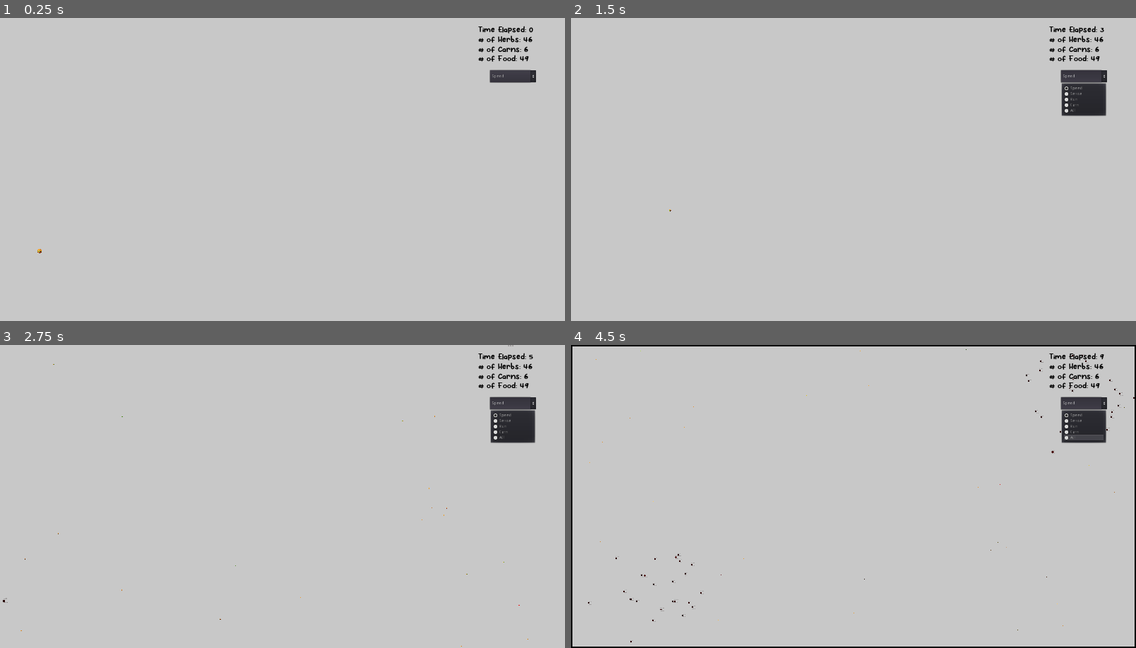
Above: before the commit, frames 1-4 (two rows, left to right).
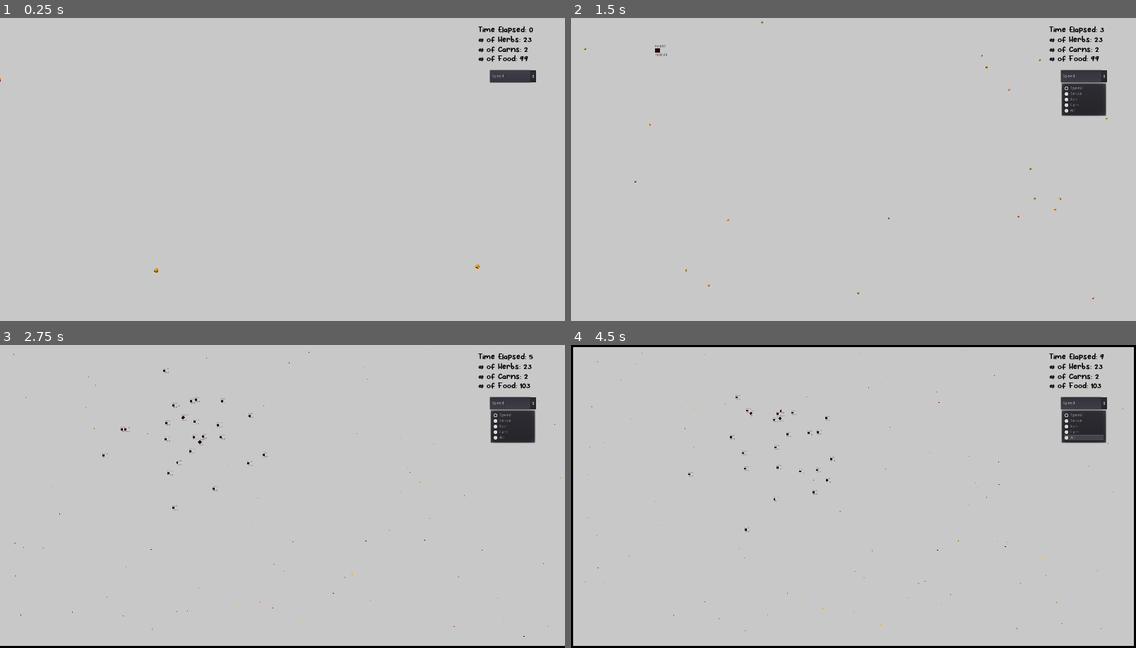
Above: after the commit, the same moments.

Repository: SachJay/LifeSimulator
Game: Godot game, scene res://Scenes/World.tscn
Same seed, same stepped clock (60 frames per second), same inputs: the game is played once before the commit and once after it.
Inputs:
- Up to frame 1 (0.25 s): no input
- Up to frame 2 (1.5 s): click "Speed" at 0.5 s; tap Enter at 1.25 s; hold Right (run_right) from 1.28 s (still down); hold Z (zoom_in) from 1.28 s (still down)
- Up to frame 3 (2.75 s): release Right (run_right) at 2.03 s; release Z (zoom_in) at 2.03 s; hold S (run_down) from 2.03 s (still down); tap X (zoom_out) at 2.1 s
- Up to frame 4 (4.5 s): release S (run_down) at 2.78 s; hold Right (run_right) 2.78-3.53 s; hold Z (zoom_in) 2.78-3.53 s; hold Up (run_up) 3.53-4.28 s; tap X (zoom_out) at 3.6 s; hold Left (run_left) from 4.28 s (still down); hold Z (zoom_in) from 4.28 s (still down)

The runs differ from the first frame. In frame 1, less than 0.1% of the frame differs, in the area x 0-95%, y 6-85%; in frame 2, 0.1%; in frame 3, 1.0%; in frame 4, 1.1%, in the area x 0-100%, y 0-100%.

Commit message:
revamps and minor improvements

Diff:
--- a/app/Scenes/World.tscn
+++ b/app/Scenes/World.tscn
@@ -18,158 +18,86 @@
 
 [node name="animalGroup" type="Node" parent="."]
 
-[node name="herb47" parent="animalGroup" instance=ExtResource( 2 )]
-position = Vector2( 5094, -1659 )
-
-[node name="herb48" parent="animalGroup" instance=ExtResource( 2 )]
-position = Vector2( 5653, -1901 )
-
-[node name="herb49" parent="animalGroup" instance=ExtResource( 2 )]
-position = Vector2( 5803, -1775 )
-
-[node name="herb50" parent="animalGroup" instance=ExtResource( 2 )]
-position = Vector2( 5861, -1574 )
-
-[node name="herb51" parent="animalGroup" instance=ExtResource( 2 )]
-position = Vector2( 5989, -1303 )
-
-[node name="herb52" parent="animalGroup" instance=ExtResource( 2 )]
-position = Vector2( 5278, -1148 )
-
-[node name="herb53" parent="animalGroup" instance=ExtResource( 2 )]
-position = Vector2( 5000, -960 )
-
-[node name="herb54" parent="animalGroup" instance=ExtResource( 2 )]
-position = Vector2( 4670, -1180 )
-
-[node name="herb55" parent="animalGroup" instance=ExtResource( 2 )]
-position = Vector2( 4120, -1274 )
-
-[node name="herb56" parent="animalGroup" instance=ExtResource( 2 )]
-position = Vector2( 4058, -1564 )
-
-[node name="herb57" parent="animalGroup" instance=ExtResource( 2 )]
-position = Vector2( 4063, -2002 )
-
-[node name="herb58" parent="animalGroup" instance=ExtResource( 2 )]
-position = Vector2( 4601, -2316 )
-
-[node name="herb59" parent="animalGroup" instance=ExtResource( 2 )]
-position = Vector2( 5039, -2259 )
-
-[node name="herb60" parent="animalGroup" instance=ExtResource( 2 )]
-position = Vector2( 4559, -2146 )
-
-[node name="herb61" parent="animalGroup" instance=ExtResource( 2 )]
-position = Vector2( 4886, -2029 )
-
-[node name="herb62" parent="animalGroup" instance=ExtResource( 2 )]
-position = Vector2( 4391, -1857 )
-
-[node name="herb63" parent="animalGroup" instance=ExtResource( 2 )]
-position = Vector2( 4516, -1451 )
-
-[node name="herb64" parent="animalGroup" instance=ExtResource( 2 )]
-position = Vector2( 5393, -1909 )
-
-[node name="herb65" parent="animalGroup" instance=ExtResource( 2 )]
-position = Vector2( 5430, -1502 )
-
-[node name="herb66" parent="animalGroup" instance=ExtResource( 2 )]
-position = Vector2( 5165, -1457 )
-
-[node name="herb67" parent="animalGroup" instance=ExtResource( 2 )]
-position = Vector2( 4771, -1492 )
-
-[node name="herb68" parent="animalGroup" instance=ExtResource( 2 )]
-position = Vector2( 5495, -1315 )
-
-[node name="herb69" parent="animalGroup" instance=ExtResource( 2 )]
-position = Vector2( 5119, -1909 )
-
 [node name="herb93" parent="animalGroup" instance=ExtResource( 2 )]
-position = Vector2( -3641, 2612 )
+position = Vector2( -2001, -1185 )
 
 [node name="herb94" parent="animalGroup" instance=ExtResource( 2 )]
-position = Vector2( -3082, 2370 )
+position = Vector2( -1442, -1427 )
 
 [node name="herb95" parent="animalGroup" instance=ExtResource( 2 )]
-position = Vector2( -2932, 2496 )
+position = Vector2( -1292, -1301 )
 
 [node name="herb96" parent="animalGroup" instance=ExtResource( 2 )]
-position = Vector2( -2874, 2697 )
+position = Vector2( -1234, -1100 )
 
 [node name="herb97" parent="animalGroup" instance=ExtResource( 2 )]
-position = Vector2( -2746, 2968 )
+position = Vector2( -1106, -829 )
 
 [node name="herb98" parent="animalGroup" instance=ExtResource( 2 )]
-position = Vector2( -3457, 3123 )
+position = Vector2( -1817, -674 )
 
 [node name="herb99" parent="animalGroup" instance=ExtResource( 2 )]
-position = Vector2( -3735, 3311 )
+position = Vector2( -2095, -486 )
 
 [node name="herb100" parent="animalGroup" instance=ExtResource( 2 )]
-position = Vector2( -4065, 3091 )
+position = Vector2( -2425, -706 )
 
 [node name="herb101" parent="animalGroup" instance=ExtResource( 2 )]
-position = Vector2( -4615, 2997 )
+position = Vector2( -2975, -800 )
 
 [node name="herb102" parent="animalGroup" instance=ExtResource( 2 )]
-position = Vector2( -4677, 2707 )
+position = Vector2( -3037, -1090 )
 
 [node name="herb103" parent="animalGroup" instance=ExtResource( 2 )]
-position = Vector2( -4672, 2269 )
+position = Vector2( -3032, -1528 )
 
 [node name="herb104" parent="animalGroup" instance=ExtResource( 2 )]
-position = Vector2( -4134, 1955 )
+position = Vector2( -2494, -1842 )
 
 [node name="herb105" parent="animalGroup" instance=ExtResource( 2 )]
-position = Vector2( -3696, 2012 )
+position = Vector2( -2056, -1785 )
 
 [node name="herb106" parent="animalGroup" instance=ExtResource( 2 )]
-position = Vector2( -4176, 2125 )
+position = Vector2( -2536, -1672 )
 
 [node name="herb107" parent="animalGroup" instance=ExtResource( 2 )]
-position = Vector2( -3849, 2242 )
+position = Vector2( -2209, -1555 )
 
 [node name="herb108" parent="animalGroup" instance=ExtResource( 2 )]
-position = Vector2( -4344, 2414 )
+position = Vector2( -2704, -1383 )
 
 [node name="herb109" parent="animalGroup" instance=ExtResource( 2 )]
-position = Vector2( -4219, 2820 )
+position = Vector2( -2579, -977 )
 
 [node name="herb110" parent="animalGroup" instance=ExtResource( 2 )]
-position = Vector2( -3342, 2362 )
+position = Vector2( -1702, -1435 )
 
 [node name="herb111" parent="animalGroup" instance=ExtResource( 2 )]
-position = Vector2( -3305, 2769 )
+position = Vector2( -1665, -1028 )
 
 [node name="herb112" parent="animalGroup" instance=ExtResource( 2 )]
-position = Vector2( -3570, 2814 )
+position = Vector2( -1930, -983 )
 
 [node name="herb113" parent="animalGroup" instance=ExtResource( 2 )]
-position = Vector2( -3964, 2779 )
+position = Vector2( -2324, -1018 )
 
 [node name="herb114" parent="animalGroup" instance=ExtResource( 2 )]
-position = Vector2( -3240, 2956 )
+position = Vector2( -1600, -841 )
 
 [node name="herb115" parent="animalGroup" instance=ExtResource( 2 )]
-position = Vector2( -3616, 2362 )
-
-[node name="carnivore" parent="animalGroup" instance=ExtResource( 6 )]
-position = Vector2( 4734, -1709 )
+position = Vector2( -1976, -1435 )
 
 [node name="carnivore2" parent="animalGroup" instance=ExtResource( 6 )]
-position = Vector2( -4106, 2313 )
+position = Vector2( -2466, -1484 )
 
 [node name="carnivore3" parent="animalGroup" instance=ExtResource( 6 )]
-position = Vector2( -3632, 2988 )
+position = Vector2( -1992, -809 )
 
 [node name="foodGroup" type="Node" parent="."]
 
 [node name="left" parent="." instance=ExtResource( 1 )]
 modulate = Color( 0, 0, 0, 1 )
-position = Vector2( -5305, 354 )
+position = Vector2( -5169, 354 )
 scale = Vector2( 0.5, 11 )
 collision_layer = 1
 
@@ -181,13 +109,13 @@
 
 [node name="right" parent="." instance=ExtResource( 1 )]
 modulate = Color( 0, 0, 0, 1 )
-position = Vector2( 6514, 384 )
+position = Vector2( 3766, 399 )
 scale = Vector2( 0.5, 11 )
 collision_layer = 1
 
 [node name="down" parent="." instance=ExtResource( 1 )]
 modulate = Color( 0, 0, 0, 1 )
-position = Vector2( 212, 3940 )
+position = Vector2( -905, 1841 )
 scale = Vector2( 100, 0.1 )
 collision_layer = 1
 
--- a/app/Scenes/carnivore.tscn
+++ b/app/Scenes/carnivore.tscn
@@ -15,6 +15,7 @@
 [node name="carn" type="KinematicBody2D" groups=["animals", "carn"]]
 modulate = Color( 0, 0, 0, 1 )
 scale = Vector2( 1.5, 1.5 )
+collision_layer = 16
 collision_mask = 6
 script = ExtResource( 2 )
 
@@ -41,7 +42,7 @@
 wait_time = 0.2
 autostart = true
 
-[node name="SenseDetection" type="Area2D" parent="." groups=["carn"]]
+[node name="SenseDetection" type="Area2D" parent="."]
 collision_layer = 0
 collision_mask = 7
 
--- a/app/Scenes/food.tscn
+++ b/app/Scenes/food.tscn
@@ -7,7 +7,7 @@
 extents = Vector2( 8, 8 )
 
 [sub_resource type="CircleShape2D" id=2]
-radius = 125.0
+radius = 200.0
 
 [node name="food" type="Area2D" groups=["food"]]
 collision_layer = 12
@@ -23,6 +23,7 @@
 shape = SubResource( 1 )
 
 [node name="Timer" type="Timer" parent="."]
+wait_time = 10.0
 autostart = true
 
 [node name="Area2D" type="Area2D" parent="."]
@@ -33,4 +34,3 @@
 
 [connection signal="timeout" from="Timer" to="." method="_on_Timer_timeout"]
 [connection signal="area_entered" from="Area2D" to="." method="_on_Area2D_area_entered"]
-[connection signal="area_exited" from="Area2D" to="." method="_on_Area2D_area_exited"]
--- a/app/Scenes/herbivore.tscn
+++ b/app/Scenes/herbivore.tscn
@@ -44,7 +44,7 @@
 
 [node name="SenseDetection" type="Area2D" parent="."]
 collision_layer = 0
-collision_mask = 7
+collision_mask = 20
 
 [node name="CollisionShape2D" type="CollisionShape2D" parent="SenseDetection"]
 shape = SubResource( 3 )
--- /dev/null
+++ b/app/Scripts/Globals.gd
@@ -0,0 +1,3 @@
+extends Node
+
+var numOfFood = 0
--- a/app/Scripts/animal.gd
+++ b/app/Scripts/animal.gd
@@ -12,12 +12,13 @@
 var waittime
 var rng = RandomNumberGenerator.new()
 var timedout = false
-var numOfTraits = 3
+var numOfTraits = 3.0
 
 ## VARIABLES ##
-var startingEnergy = pow(450, numOfTraits)
+var startingEnergy = 10000
 var energy = startingEnergy
-var meatEnergy = 500
+var meatEnergy = 12000
+var energyCost = 100
 
 #Speed
 var startingSpeed = 1000.0
@@ -48,11 +49,11 @@
 
 var moveToTarget = false
 var targetName = ""
-var offset = 25
+var offset = 200
 
 #reproduction variables
 var reproduceAmount = 2
-var hungryEnergyLevel = 1
+var hungryEnergyLevel = 2
 var isFull = false
 
 var age = 0
@@ -73,28 +74,29 @@
 	upWall = get_tree().get_root().get_node("World").get_node("up").position.y
 	rightWall = get_tree().get_root().get_node("World").get_node("right").position.x
 	downWall = get_tree().get_root().get_node("World").get_node("down").position.y
+	energyCost = get_energy_cost()
 
 func _on_Timer_timeout():
 	timedout = true
 	age += 1
-	energy -= get_energy_cost()
+	energy -= energyCost
 
 	if age > maxAge:
-		get_tree().get_root().get_node("World").whenAnimalDied(self)
+#		get_tree().get_root().get_node("World").whenAnimalDied(self)
 		self.queue_free()
 
 	if energy < startingEnergy * hungryEnergyLevel:
 		isFull = false
 
 	if energy < 0:
-		get_tree().get_root().get_node("World").whenAnimalDied(self)
+#		get_tree().get_root().get_node("World").whenAnimalDied(self)
 		self.queue_free()
 
 func get_energy_cost():
-	return pow(speed/speedConstant, speedCoefficient) * pow(senseRad/senseConstant, senseCoefficient) * pow(runCoeff/runConstant, runEnergyCoeff)
+	return pow( pow(speed/speedConstant, speedCoefficient) * pow(senseRad/senseConstant, senseCoefficient) * pow(runCoeff*2/runConstant, runEnergyCoeff), 1 / numOfTraits )
 
 func eat_food(food):
-	if energy > startingEnergy*reproduceAmount and isFull == false:
+	if energy > startingEnergy * reproduceAmount and isFull == false: #and get_tree().get_root().get_node("World").numOfHerb < 500:
 		isFull = true
 		create_child()
 	else:
@@ -109,7 +111,7 @@
 	set_next_gen_traits(animal)
 
 	get_tree().get_root().get_node("World").get_node("animalGroup").call_deferred("add_child", animal)
-	get_tree().get_root().get_node("World").whenAnimalCreated(animal)
+#	get_tree().get_root().get_node("World").whenAnimalCreated(animal)
 
 func map(inputLow, inputHigh, outputLow, outputHigh, value):
 	#print(str(inputLow)+" "+str(inputHigh)+" "+str(value))
@@ -131,11 +133,11 @@
 	return color
 
 func calculate_map_range_low(coeff, constVar, starting):
-	var variance =  startingEnergy / (3000000.0 * pow(coeff, 3))
+	var variance =  startingEnergy / (300.0 * pow(coeff, 3))
 	return starting - variance * constVar * 2 / 5
 
 func calculate_map_range_high(coeff, constVar, starting):
-	var variance =  startingEnergy / (3000000.0 * pow(coeff, 3))
+	var variance =  startingEnergy / (300.0 * pow(coeff, 3))
 	return starting + variance * constVar * 11 / 5
 
 func distance(x1, y1, x2, y2):
@@ -224,3 +226,5 @@
 	visible_trait = trait
 	self.modulate = visualise_trait(trait)
 	traitLabel.text = set_trait_value_label(trait)
+
+#270+ is limit
--- a/app/Scripts/carnivore.gd
+++ b/app/Scripts/carnivore.gd
@@ -3,15 +3,15 @@
 onready var herbName = $NameLabel
 
 func _init():
-	speed = 1100.0
-	senseRad = 70
+	speed = 1050.0
+	senseRad = 65
 	startingEnergy = pow(meatEnergy, numOfTraits)
 	energy = startingEnergy
 	speedVariance = 300
 	senseVariance = 30
 	runVariance = 0.6
 	reproduceAmount = 2
-	hungryEnergyLevel = 1
+	hungryEnergyLevel = 2
 
 	maxAge = 10000
 
@@ -21,11 +21,11 @@
 
 func _physics_process(delta):
 
-	if moveToTarget and !get_tree().get_root().get_node("World").get_node("animalGroup").has_node(targetName):
-		moveToTarget = false
-		currentRunCoeff = 1
+	if timedout:
+		if moveToTarget and !get_tree().get_root().get_node("World").get_node("animalGroup").has_node(targetName):
+			moveToTarget = false
+			currentRunCoeff = 1
 
-	if timedout:
 		if !moveToTarget:
 			radianDirection = radianDirection + rng.randf_range(-PI*1/3, PI*1/3)
 		else:
@@ -35,12 +35,16 @@
 	vector = Vector2(delta * cos(radianDirection) * (speed * currentRunCoeff) * waittime, delta * sin(radianDirection) * (speed * currentRunCoeff) * waittime)
 	return move_and_collide(vector)
 
+func create_child():
+	var animal = load("res://Scenes/carnivore.tscn").instance()
+	create_animal(animal)
+
 func _on_Area2D_body_entered(body):
 	if "herb" in body.name and !isFull:
 		eat_food(body)
 		body.queue_free()
-
-	handle_wall_collision(body)
+	else:
+		handle_wall_collision(body)
 
 func _on_SenseDetection_body_entered(body):
 	if !"herb" in body.name or isFull:
--- a/app/Scripts/food.gd
+++ b/app/Scripts/food.gd
@@ -7,36 +7,32 @@
 
 var rng = RandomNumberGenerator.new()
 
-var timedout = false
-var age = 0;
 var numOfSeedsNearBy = 0
 var offset = 75
 
-var nutritionalValue = pow(450, 3)
+var nutritionalValue = 10000
+var appetizingValue = 1
+var seedDelay = 10
 
 func _ready():
 	rng.randomize()
+	seedDelay = rng.randf_range(8, 12)
+	$Timer.wait_time = seedDelay
+
 	leftWall = get_tree().get_root().get_node("World").get_node("left").position.x
 	upWall = get_tree().get_root().get_node("World").get_node("up").position.y
 	rightWall = get_tree().get_root().get_node("World").get_node("right").position.x
 	downWall = get_tree().get_root().get_node("World").get_node("down").position.y
 
-func _process(delta):
-	if timedout:
-		timedout = false
-
 func _on_Timer_timeout():
-	timedout = true
-	age += 1
-
-	if numOfSeedsNearBy < 2 and age % 7 == 0 and get_tree().get_root().get_node("World").numOfFood < 500:
+	if numOfSeedsNearBy < 2 and get_tree().get_root().get_node("World").numOfFood < 500:
 		create_child_food()
 
 func create_child_food():
-	var food = load("res://Scenes/food.tscn").instance()
-	set_next_gen_traits(food)
+		var food = load("res://Scenes/food.tscn").instance()
+		set_next_gen_traits(food)
 
-	get_tree().get_root().get_node("World").get_node("foodGroup").call_deferred("add_child", food)
+		get_tree().get_root().get_node("World").get_node("foodGroup").call_deferred("add_child", food)
 	#get_tree().get_root().get_node("World").(animal)
 
 func set_next_gen_traits(child):
@@ -44,10 +40,7 @@
 	var rad = rng.randf_range(-PI * 2, PI * 2)
 	child.position.x = check_boundaries_x(self.position.x + cos(rad) * rng.randf_range(125, 600))
 	child.position.y = check_boundaries_y(self.position.y + sin(rad) * rng.randf_range(125, 600))
-	child.nutritionalValue = pow(450 + rng.randf_range(-10, 10), 3)
-
-func die():
-	self.queue_free()
+	child.nutritionalValue = nutritionalValue + rng.randf_range(-100, 100)
 
 func check_boundaries_x(posi):
 	if posi < leftWall+offset:
@@ -68,12 +61,10 @@
 	return posi
 
 func _on_Area2D_area_entered(area):
+	#print(area.name)
 	if area.name != self.name && "food" in area.name:
-		numOfSeedsNearBy+=1
-		if age < 5 and numOfSeedsNearBy > 1:
-			self.queue_free()
+		numOfSeedsNearBy += 1
 
-
-func _on_Area2D_area_exited(area):
-	if area.name != self.name && "food" in area.name:
-		numOfSeedsNearBy-=1
+#func _on_Area2D_area_exited(area):
+#	if area.name != self.name && "food" in area.name:
+#		numOfSeedsNearBy-=1
--- a/app/Scripts/herbivore.gd
+++ b/app/Scripts/herbivore.gd
@@ -11,15 +11,15 @@
 	herbName.text = self.name
 
 func _physics_process(delta):
-	if moveToTarget and !get_tree().get_root().get_node("World").get_node("foodGroup").has_node(targetName):
-		moveToTarget = false
-		currentRunCoeff = 1
+	if timedout:
+		if moveToTarget and !get_tree().get_root().get_node("World").get_node("foodGroup").has_node(targetName):
+			moveToTarget = false
+			currentRunCoeff = 1
 
-	if moveAwayTarget and !get_tree().get_root().get_node("World").get_node("animalGroup").has_node(preyName):
-		moveAwayTarget = false
-		currentRunCoeff = 1
+		if moveAwayTarget and !get_tree().get_root().get_node("World").get_node("animalGroup").has_node(preyName):
+			moveAwayTarget = false
+			currentRunCoeff = 1
 
-	if timedout:
 		if moveAwayTarget:
 			calculateDirection(get_tree().get_root().get_node("World").get_node("animalGroup").get_node(preyName))
 			radianDirection += PI
--- a/app/Scripts/world.gd
+++ b/app/Scripts/world.gd
@@ -29,6 +29,7 @@
 var cameraY = ProjectSettings.get_setting("display/window/size/height")
 
 var numOfFood = 0
+var numOfHerb = 0
 
 func _ready():
 	minX = leftWall.position.x
@@ -36,13 +37,14 @@
 	maxX = rightWall.position.x
 	maxY = downWall.position.y
 
-	for n in range(1,50):
+	for _n in range(1,100):
 		create_food()
 
-	totalHerb.text = "# of Herbs: " + str(get_tree().get_nodes_in_group("herb").size())
-	totalCarn.text = "# of Carns: " + str(get_tree().get_nodes_in_group("carn").size())
+	numOfHerb = get_tree().get_nodes_in_group("herb").size()
+	totalHerb.text = "# of Herbs: " + str(numOfHerb)
 	numOfFood = get_tree().get_nodes_in_group("food").size()
 	totalFood.text = "# of Food: " + str(numOfFood)
+	totalCarn.text = "# of Carns: " + str(get_tree().get_nodes_in_group("carn").size())
 
 	traitDropdown.add_item("Speed")
 	traitDropdown.add_item("Sense")
@@ -88,13 +90,14 @@
 	if counter % 1 == 0:
 		timeElapsedLabel.text = "Time Elapsed: " + str(counter)
 
-	if counter % 10 == 0:
+	if counter % 5 == 0:
 		if numOfFood < 500:
-			for n in range(1,3):
+			for _n in range(1,10):
 				create_food()
 
-		totalHerb.text = "# of Herbs: " + str(get_tree().get_nodes_in_group("herb").size())
-		totalCarn.text = "# of Carns: " + str(get_tree().get_nodes_in_group("carn").size()/2)
+		numOfHerb = get_tree().get_nodes_in_group("herb").size()
+		totalHerb.text = "# of Herbs: " + str(numOfHerb)
+		totalCarn.text = "# of Carns: " + str(get_tree().get_nodes_in_group("carn").size())
 		numOfFood = get_tree().get_nodes_in_group("food").size()
 		totalFood.text = "# of Food: " + str(numOfFood)
 
@@ -104,16 +107,16 @@
 	food.position.y = rng.randf_range(minY+offset, maxY-offset)
 	self.get_node("foodGroup").add_child(food)
 
-func whenAnimalCreated(animal):
-	pass
+#func whenAnimalCreated(animal):
+#	pass
 	#averageSpeed = (averageSpeed * numOfAnimals + animal.speed) / (numOfAnimals + 1)
 	#averageSense = (averageSense * numOfAnimals + animal.senseRad) / (numOfAnimals + 1)
 	#numOfAnimals += 1
 	#averageSpeedLabel.text = "Average Speed: " + str(int(averageSpeed))
 	#averageSenseLabel.text = "Average Sense: " + str(int(averageSense))
 
-func whenAnimalDied(animal):
-	pass
+#func whenAnimalDied(animal):
+#	pass
 	#averageSpeed = (averageSpeed * numOfAnimals - animal.speed) / (numOfAnimals - 1)
 	#averageSense = (averageSense * numOfAnimals - animal.senseRad) / (numOfAnimals - 1)
 	#numOfAnimals -= 1
